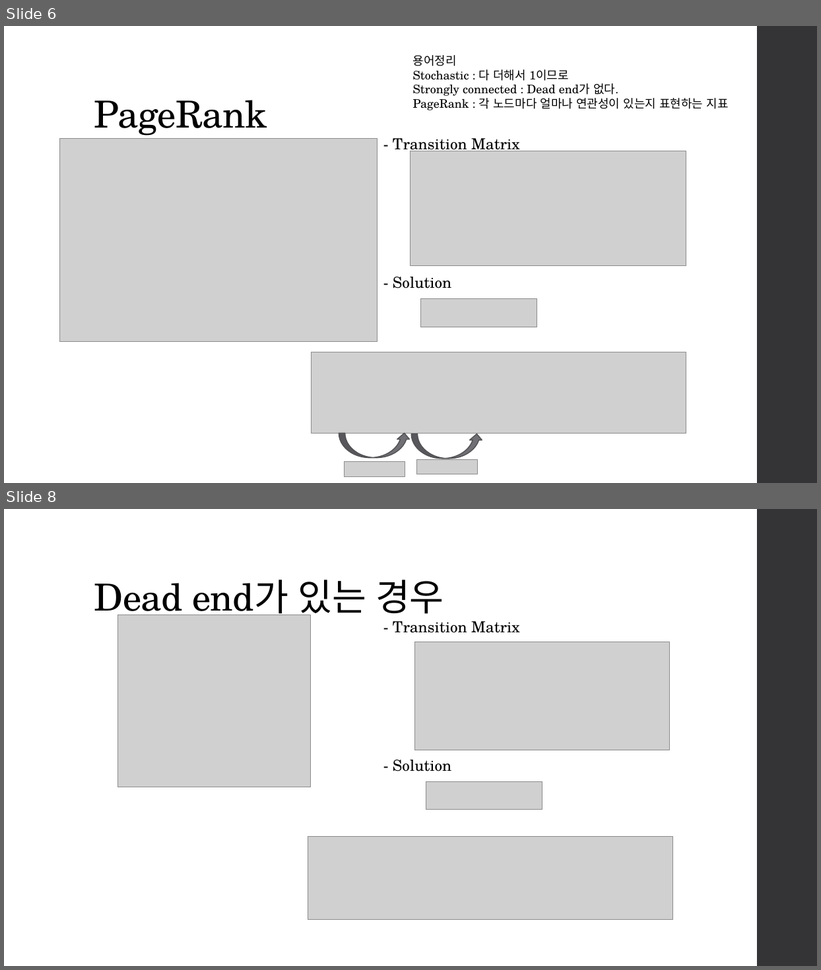
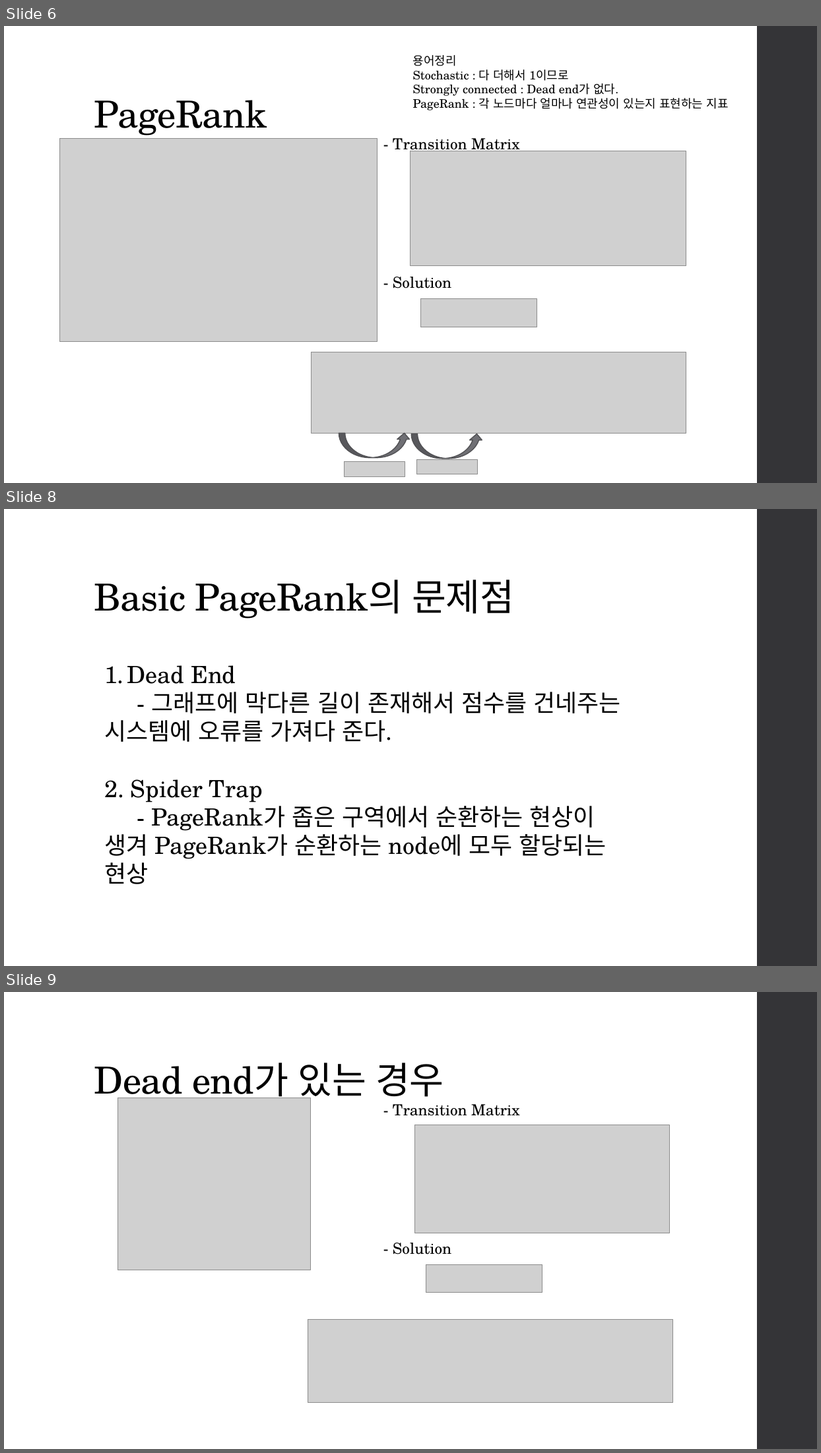
Before and after one commit to team-fairy/JunCheol, a slide deck: Presentation_resource/PageRank.pptm. Shown one above the other, each under a label of ours: slides 6 and 8 before the commit, slides 6, 8 and 9 after it; the slides between them are not shown. The pictures are 821x970 and 821x1453 pixels, drawn with LibreOffice and Linux fonts; fonts in the diff are those of the drawing; grey boxes stand for pictures. Boxes give left, top, right and bottom in pixels: in the first picture for what was removed or moved away, otherwise in the second. Text is boxed around its words. In the diff, an @@ line names an element or a change of style, - is before the commit and + after.

```diff
--- a/Presentation_resource/PageRank.pptm
+++ b/Presentation_resource/PageRank.pptm
@@ slide 8 added at bbox=[4, 509, 817, 966], background #FFFFFF; not listed: 1 template element that a slide beside it also shows @@
@@ title added at bbox=[94, 580, 515, 619], 44 pt, text #000000 @@
+Basic PageRank의 문제점
@@ text added at bbox=[104, 665, 620, 885], 28 pt, text #000000 @@
+1. Dead End
+- 그래프에 막다른 길이 존재해서 점수를 건네주는 시스템에 오류를 가져다 준다.
+2. Spider Trap
+- PageRank가 좁은 구역에서 순환하는 현상이 생겨 PageRank가 순환하는 node에 모두 할당되는 현상
@@ what was slide 8 is now slide 9 @@
```
Also in this commit, not shown: 8 slides changed, 1 other slide added.
